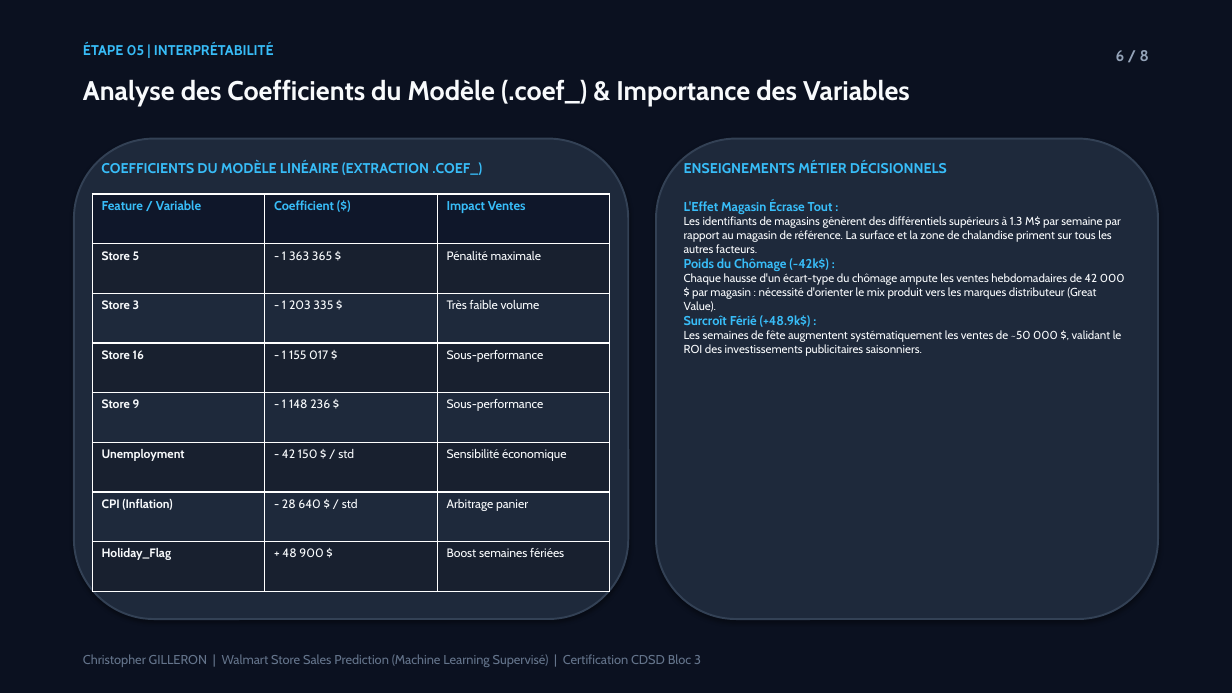
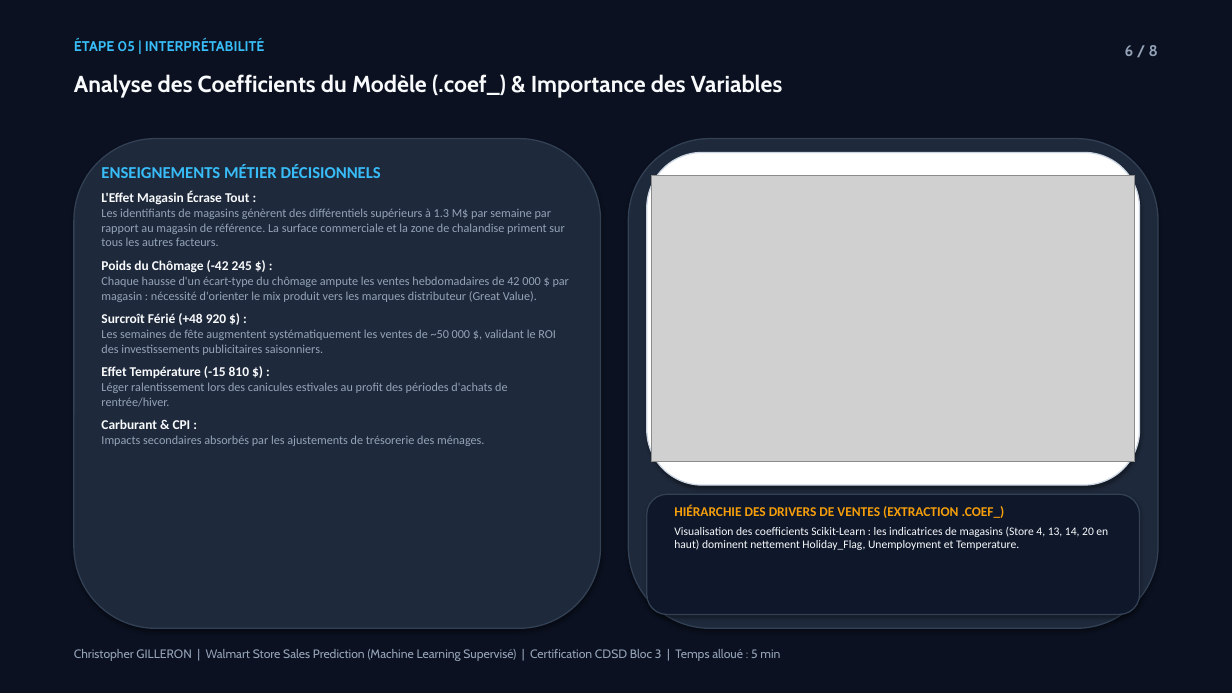
Before and after one commit to Elkristobal59/CERTIFICATION_CDSD, a slide deck: slide 6 of Bloc_3_Machine_Learning/Walmart/Walmart_presentation.pptx. Drawn at 1232x693 pixels with LibreOffice and Linux fonts; fonts in the diff are those of the drawing; grey boxes stand for pictures. Boxes give left, top, right and bottom in pixels: in the first picture for what was removed or moved away, otherwise in the second. Text is boxed around its words. In the diff, an @@ line names an element or a change of style, - is before the commit and + after.

Commit message:
feat(certif): integration des visuels des notebooks dans les pptx Steam, Walmart et North Face (8 slides)

```diff
--- a/Bloc_3_Machine_Learning/Walmart/Walmart_presentation.pptx
+++ b/Bloc_3_Machine_Learning/Walmart/Walmart_presentation.pptx
@@ text "ÉTAPE 05 | INTERPRÉTABILITÉ" moved from (x1=83, y1=43, x2=274, y2=55) to (x1=74, y1=38, x2=265, y2=51) @@
@@ text "6 / 8" moved from (x1=1116, y1=50, x2=1149, y2=61) to (x1=1125, y1=45, x2=1158, y2=56) @@
@@ text "Analyse des Coefficients du Modèle ..." at (x1=74, y1=74, x2=782, y2=98): size 21 to 18 pt @@
@@ rounded rectangle resized from (x1=74, y1=139, x2=628, y2=619) to (x1=74, y1=139, x2=601, y2=628) @@
@@ rounded rectangle at (x1=74, y1=139, x2=601, y2=628): outline #334155 1.5 pt to #334155 1 pt @@
@@ rounded rectangle added at (x1=628, y1=139, x2=1158, y2=628), fill #1E293B, outline #334155 1 pt @@
@@ text "ENSEIGNEMENTS MÉTIER DÉCISIONNELS" moved from (x1=684, y1=200, x2=1125, y2=356) to (x1=101, y1=164, x2=569, y2=446) @@
@@ text at (x1=101, y1=164, x2=381, y2=178): paragraph added @@
+ENSEIGNEMENTS MÉTIER DÉCISIONNELS
@@ text removed at (x1=101, y1=161, x2=482, y2=175) @@
-COEFFICIENTS DU MODÈLE LINÉAIRE (EXTRACTION .COEF_)
@@ rounded rectangle resized from (x1=656, y1=139, x2=1158, y2=619) to (x1=647, y1=152, x2=1140, y2=485) @@
@@ rounded rectangle at (x1=647, y1=152, x2=1140, y2=485): fill #1E293B to #FFFFFF; outline #334155 1.5 pt to #CBD5E1 1 pt @@
@@ picture added at (x1=652, y1=176, x2=1135, y2=462) @@
@@ text removed at (x1=684, y1=161, x2=947, y2=173) @@
-ENSEIGNEMENTS MÉTIER DÉCISIONNELS
@@ table removed at (x1=92, y1=194, x2=611, y2=592), 8 rows, 3 columns @@
-Feature / Variable | Coefficient ($) | Impact Ventes
-Store 5 | - 1 363 365 $ | Pénalité maximale
-Store 3 | - 1 203 335 $ | Très faible volume
-Store 16 | - 1 155 017 $ | Sous-performance
-Store 9 | - 1 148 236 $ | Sous-performance
-Unemployment | - 42 150 $ / std | Sensibilité économique
-CPI (Inflation) | - 28 640 $ / std | Arbitrage panier
-Holiday_Flag | + 48 900 $ | Boost semaines fériées
@@ text at (x1=101, y1=208, x2=564, y2=273): text changed; size 9 to 9.5 pt; font Cabin to Calibri; text colour #F8FAFC to #94A3B8 @@
-Les identifiants de magasins génèrent des différentiels supérieurs à 1.3 M$ par semaine par rapport au magasin de référence. La surface et la zone de chalandise priment sur tous les autres facteurs.
-Poids du Chômage (-42k$) :
+Les identifiants de magasins génèrent des différentiels supérieurs à 1.3 M$ par semaine par rapport au magasin de référence. La surface commerciale et la zone de chalandise priment sur tous les autres facteurs.
+Poids du Chômage (-42 245 $) :
@@ text at (x1=101, y1=191, x2=569, y2=355): size 10 to 10.5 pt, text colour #38BDF8 to #F8FAFC in "L'Effet Magasin Écrase Tout :"; font Cabin to Calibri in "L'Effet Magasin Écrase Tout :", "Chaque hausse d'un écart-type du chômage ampute ...", "Les semaines de fête augmentent systématiquement les ..."; size 9 to 9.5 pt, text colour #F8FAFC to #94A3B8 in "Chaque hausse d'un écart-type du chômage ampute ...", "Les semaines de fête augmentent systématiquement les ..."; more space between paragraphs @@
@@ text at (x1=101, y1=313, x2=226, y2=325): text changed; size 10 to 10.5 pt; font Cabin to Calibri; text colour #38BDF8 to #F8FAFC @@
-Surcroît Férié (+48.9k$) :
+Surcroît Férié (+48 920 $) :
@@ text at (x1=101, y1=366, x2=507, y2=446): paragraphs added @@
+Effet Température (-15 810 $) :
+Léger ralentissement lors des canicules estivales au profit des périodes d'achats de rentrée/hiver.
+Carburant & CPI :
+Impacts secondaires absorbés par les ajustements de trésorerie des ménages.
@@ rounded rectangle added at (x1=647, y1=494, x2=1140, y2=615), fill #0F172A, outline #334155 1 pt @@
@@ text added at (x1=674, y1=505, x2=1108, y2=550), 9 pt, text #F8FAFC @@
+HIÉRARCHIE DES DRIVERS DE VENTES (EXTRACTION .COEF_)
+Visualisation des coefficients Scikit-Learn : les indicatrices de magasins (Store 4, 13, 14, 20 en haut) dominent nettement Holiday_Flag, Unemployment et Temperature.
@@ text at (x1=74, y1=649, x2=780, y2=661): text changed; size 10 to 9.5 pt; text colour #64748B to #94A3B8 @@
-Christopher GILLERON | Walmart Store Sales Prediction (Machine Learning Supervisé) | Certification CDSD Bloc 3
+Christopher GILLERON | Walmart Store Sales Prediction (Machine Learning Supervisé) | Certification CDSD Bloc 3 | Temps alloué : 5 min
```
Also in this commit, not shown: 7 other slides changed, 5 other files.
